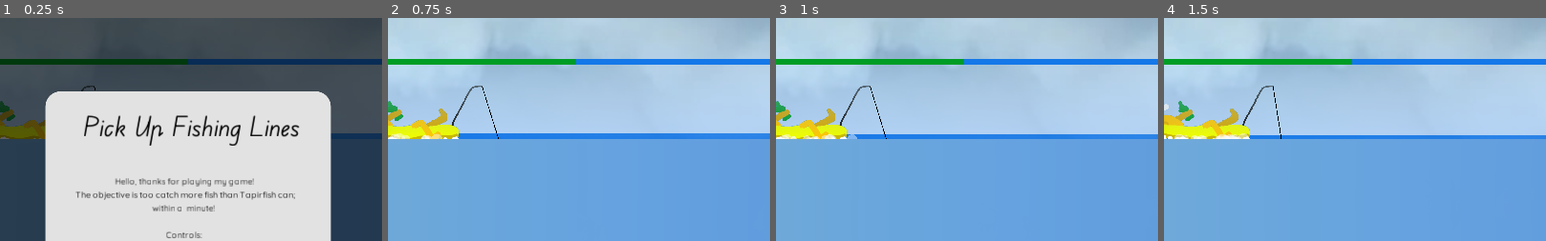
Above: before the commit, frames 1-4 (left to right).
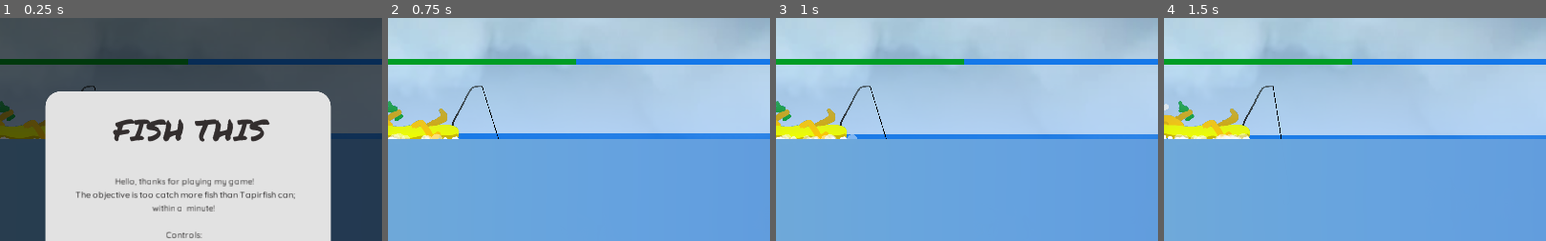
Above: after the commit, the same moments.

Repository: tapir2342/fishing-game
Game: Godot game, scene res://main.tscn
Two runs of this game, one before a commit and one after it. Both use one fixed random seed, a clock stepped at 60 frames per second and the inputs below.
Inputs:
- Up to frame 1 (0.25 s): no input
- Up to frame 2 (0.75 s): click "Ok, start!" at 0.5 s
- Up to frame 3 (1 s): no input
- Up to frame 4 (1.5 s): tap Enter at 1.25 s; hold D (player_right) from 1.28 s (still down)
The pictures show only the part of the screen within x 25-75%, y 3-53%; the shares and areas given below are measured in that part.

The runs differ from the first frame. In frame 1, 3.2% of the frame differs, in the area x 22-79%, y 43-58%; in frame 2, nothing differs; in frame 3, nothing differs; in frame 4, nothing differs.

Commit message:
Logo + name change

Diff:
--- a/main.tscn
+++ b/main.tscn
@@ -47,6 +47,7 @@
 [ext_resource path="res://countdown.gd" type="Script" id=45]
 [ext_resource path="res://win_or_lose.gd" type="Script" id=46]
 [ext_resource path="res://Death STRINGS.wav" type="AudioStream" id=47]
+[ext_resource path="res://PermanentMarker-Regular.ttf" type="DynamicFontData" id=48]
 
 [sub_resource type="Resource" id=25]
 script = ExtResource( 27 )
@@ -122,6 +123,10 @@
 [sub_resource type="RectangleShape2D" id=22]
 extents = Vector2( 526, 13.5 )
 
+[sub_resource type="DynamicFont" id=27]
+size = 40
+font_data = ExtResource( 48 )
+
 [sub_resource type="Shader" id=23]
 code = "shader_type canvas_item;
 
@@ -420,7 +425,6 @@
 confirmation_button_path = NodePath("Control/Panel/Button")
 
 [node name="Control" type="Control" parent="Tutorial"]
-visible = false
 anchor_right = 1.0
 anchor_bottom = 1.0
 theme = ExtResource( 11 )
@@ -444,13 +448,13 @@
 anchor_left = 0.5
 anchor_right = 0.5
 margin_left = -293.0
-margin_top = 23.0
+margin_top = 22.0
 margin_right = 299.0
-margin_bottom = 217.0
+margin_bottom = 216.0
 theme = ExtResource( 11 )
-custom_colors/font_color = Color( 0, 0, 0, 1 )
-custom_fonts/font = ExtResource( 34 )
-text = "Pick Up Fishing Lines"
+custom_colors/font_color = Color( 0.203922, 0.184314, 0.184314, 1 )
+custom_fonts/font = SubResource( 27 )
+text = "FISH THIS"
 align = 1
 
 [node name="Controls" type="VBoxContainer" parent="Tutorial/Control/Panel"]
--- a/project.godot
+++ b/project.godot
@@ -242,7 +242,7 @@
 
 [application]
 
-config/name="fishing-game"
+config/name="FISH THIS"
 run/main_scene="res://main.tscn"
 config/icon="res://icon.png"
 
Binary file added: PermanentMarker-Regular.ttf
Binary file added: logo.png
Not shown, added: logo.png.import
Not shown: 1 places in main.tscn that only renumber resources
Not shown, added: logo.afphoto
